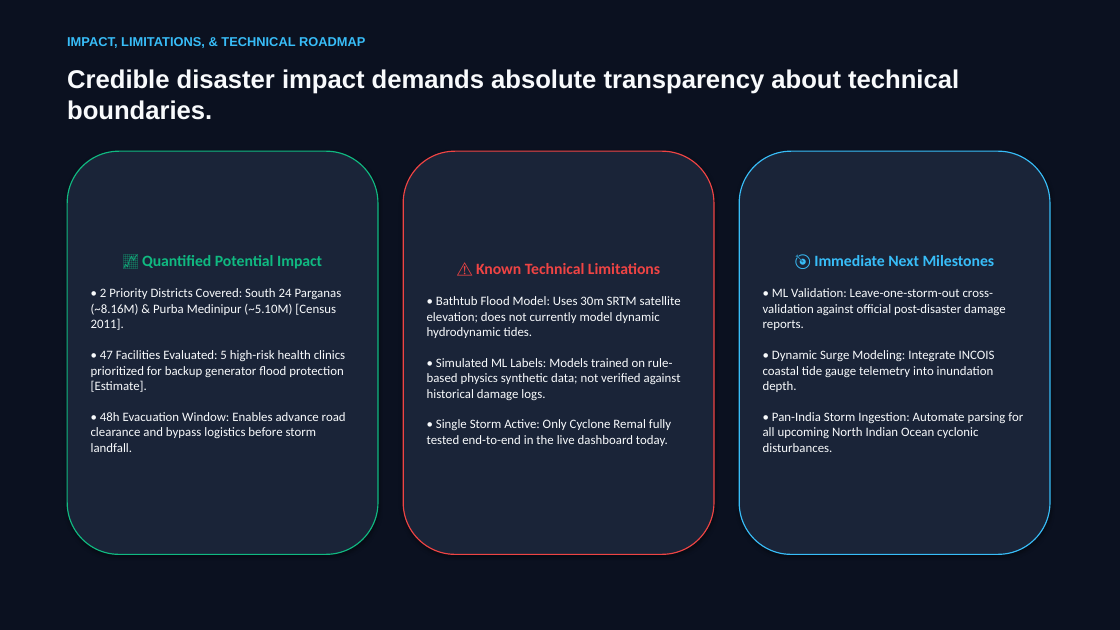
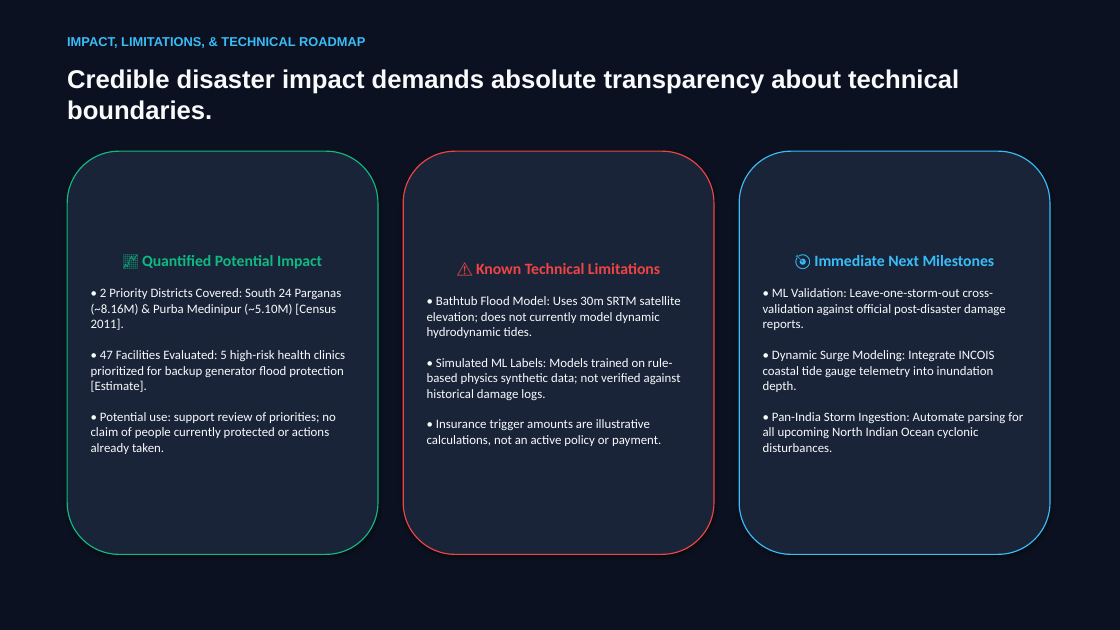
Before and after one commit to itsme-sherlock/CycloneShield, a slide deck: slide 11 of cycloneshield/CycloneShield_Pitch_Deck.pptx. Drawn at 1120x630 pixels with LibreOffice and Linux fonts; fonts in the diff are those of the drawing. Boxes give left, top, right and bottom in pixels: in the first picture for what was removed or moved away, otherwise in the second. Text is boxed around its words. In the diff, an @@ line names an element or a change of style, - is before the commit and + after.

```diff
--- a/cycloneshield/CycloneShield_Pitch_Deck.pptx
+++ b/cycloneshield/CycloneShield_Pitch_Deck.pptx
@@ text in rounded rectangle at (x1=91, y1=412, x2=336, y2=454): text changed @@
-• 48h Evacuation Window: Enables advance road clearance and bypass logistics before storm landfall.
+• Potential use: support review of priorities; no claim of people currently protected or actions already taken.
@@ text in rounded rectangle at (x1=427, y1=419, x2=661, y2=446): text changed @@
-• Single Storm Active: Only Cyclone Remal fully tested end-to-end in the live dashboard today.
+• Insurance trigger amounts are illustrative calculations, not an active policy or payment.
```
Also in this commit, not shown: 9 other slides changed, 1 slide added, 1 slide removed, 13 other files.
